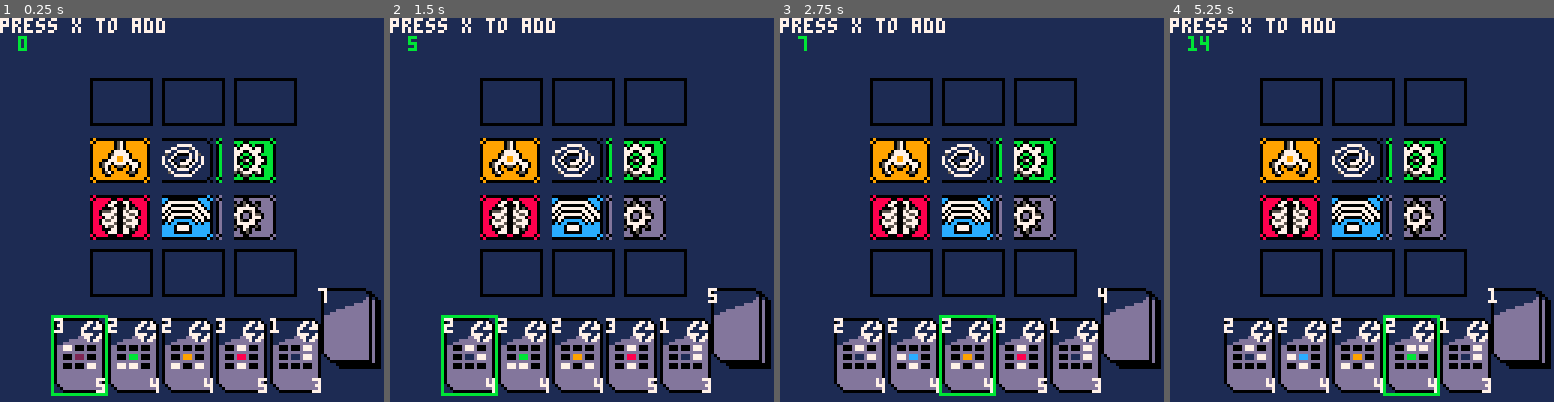
Above: before the commit, frames 1-4 (left to right).
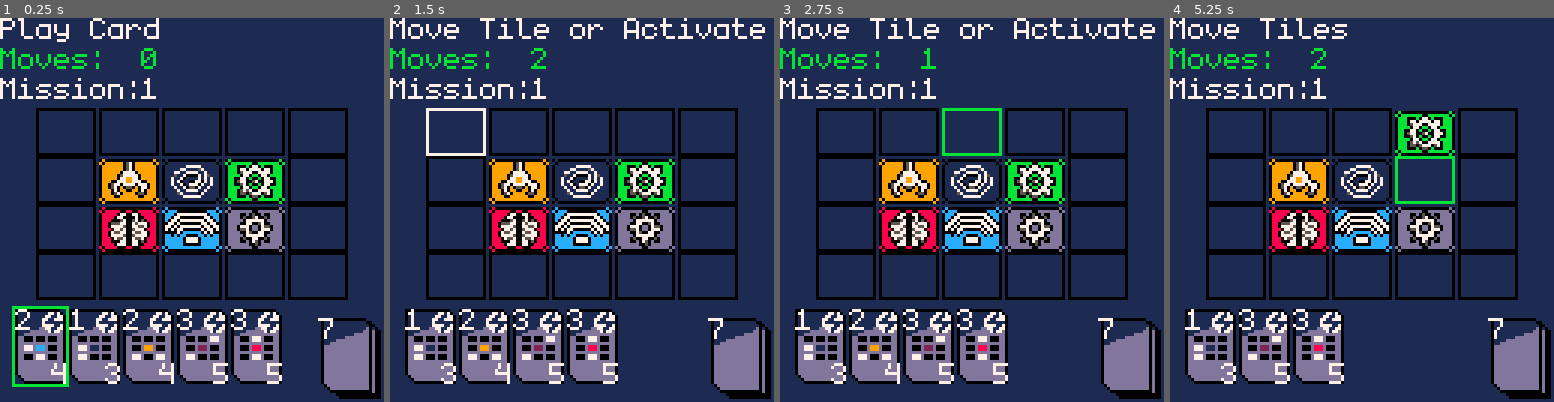
Above: after the commit, the same moments.

Repository: AkuraEx/Pico_Rove
Game: PICO-8 cartridge pico_rove.p8
Same seed, same stepped clock (60 frames per second), same inputs: the game is played once before the commit and once after it.
Inputs:
- Up to frame 1 (0.25 s): no input
- Up to frame 2 (1.5 s): tap X (X key) at 0.33, 1.07 s
- Up to frame 3 (2.75 s): hold Right 1.6-2.1 s; tap X (X key) at 1.85 s; hold Up 2.15-2.42 s; hold Right from 2.47 s (still down)
- Up to frame 4 (5.25 s): tap X (X key) at 2.97, 4.08, 5.2 s; release Right at 3.03 s; hold Left 3.08-3.58 s; hold Down 3.63-3.97 s; hold Right 4.02-4.68 s; hold Up 4.73-5.03 s; hold Left from 5.08 s (still down)

The runs differ from the first frame. In frame 1, 34% of the frame differs, in the area x 0-100%, y 0-100%; in frame 2, 35%; in frame 3, 35%; in frame 4, 35%.

Commit message:
Board Movement

Diff:
--- a/board.lua
+++ b/board.lua
@@ -15,39 +15,39 @@
     init = function(self)
         for i = 1, 4 do
             self.boardState[i] = {}
-            for j = 1, 3 do
+            for j = 1, 5 do
             self.boardState[i][j] = boardtile:new({
-                x = 30 + (24 * (j - 1)),
-                y = 20 + (19 * (i - 1)),
+                x = 12 + (21 * (j - 1)),
+                y = 30 + (16 * (i - 1)),
             })
             end
         end
 
         -- Hardcoded starting values
-        self.boardState[2][1].type = CRANE
-        self.boardState[2][1].spr = 64
-        self.boardState[2][1].used = 1
-        self.boardState[2][2].type = COIL
-        self.boardState[2][2].spr = 67
+        self.boardState[2][2].type = CRANE
+        self.boardState[2][2].spr = 64
         self.boardState[2][2].used = 1
-        self.boardState[2][3].type = GEAR
-        self.boardState[2][3].spr = 70
+        self.boardState[2][3].type = COIL
+        self.boardState[2][3].spr = 67
         self.boardState[2][3].used = 1
-        self.boardState[3][1].type = BRAIN
-        self.boardState[3][1].spr = 96
-        self.boardState[3][1].used = 1
-        self.boardState[3][2].type = SIGNAL
-        self.boardState[3][2].spr = 99
+        self.boardState[2][4].type = GEAR
+        self.boardState[2][4].spr = 70
+        self.boardState[2][4].used = 1
+        self.boardState[3][2].type = BRAIN
+        self.boardState[3][2].spr = 96
         self.boardState[3][2].used = 1
-        self.boardState[3][3].type = STAR
-        self.boardState[3][3].spr = 102
+        self.boardState[3][3].type = SIGNAL
+        self.boardState[3][3].spr = 99
         self.boardState[3][3].used = 1
+        self.boardState[3][4].type = STAR
+        self.boardState[3][4].spr = 102
+        self.boardState[3][4].used = 1
     end,
 
     -- Draw
     draw = function(self)
         for i = 1, 4 do
-            for j = 1, 3 do
+            for j = 1, 5 do
                 self.boardState[i][j]:draw()
             end
         end
--- a/boardtile.lua
+++ b/boardtile.lua
@@ -19,7 +19,7 @@
     draw = function(self)
         if self.type ~= 0 then
             spr(self.spr, self.x, self.y, self.spr_x, self.spr_y)
-        else rect(self.x, self.y, self.x + 20, self.y + 15, self.type)
+        else rect(self.x, self.y, self.x + 19, self.y + 15, self.type)
         end
     end
 }
--- a/card.lua
+++ b/card.lua
@@ -1,7 +1,7 @@
 -- Card Class
 card={
     x = 0,
-    y = 100,
+    y = 97,
     spr = 0,
     spr_x = 2.5,
     spr_y = 3.2,
@@ -22,7 +22,7 @@
     end,
 
     draw = function(self, index)
-        start = index * 18
+        start = ((index - 1) * 18) + 5
         moduleStart = start + 3
         spr(self.spr, start, self.y, self.spr_x, self.spr_y)
         print(self.value, start, self.y, WHITE)
@@ -31,6 +31,6 @@
                 rect(moduleStart + (4 * j), self.y + 9 + (3 * i), moduleStart + (4 * j) + 2, self.y + 10 + (3 * i), self.modules[i + 1][j + 1])
             end
         end
-        print(self.matchValue, start + 14, self.y + 20, WHITE)
+        print(self.matchValue, start + 12, self.y + 18, WHITE)
     end
 }
--- /dev/null
+++ b/controls.lua
@@ -0,0 +1,68 @@
+function play_card()
+  -- left
+  if btnp(0) and card_highlight > 1 then
+    card_highlight -= 1
+  end
+  -- right
+  if btnp(1) and card_highlight < #hand then
+    card_highlight += 1
+  end
+  -- x
+  if btnp(5) then
+    move += hand[card_highlight].value
+    deli(hand, card_highlight)
+    card_highlight = 1
+    card_phase = false
+    board_phase = true
+    info = "mOVE tILES"
+  end
+end
+
+function play_board()
+    -- left
+    if btnp(0) and board_col_highlight > 1 then
+        board_col_highlight -= 1
+    end
+    -- right
+    if btnp(1) and board_col_highlight < 5 then
+        board_col_highlight += 1
+    end
+    -- up
+    if btnp(2) and board_row_highlight > 1 then
+        board_row_highlight -= 1
+    end
+    -- down
+    if btnp(3) and board_row_highlight < 4 then
+        board_row_highlight += 1
+    end
+    -- Press x without module selected
+    if btnp(5) and board_row_selected == 0 then
+        info = "mOVE tILE OR aCTIVATE"
+        board_col_selected = board_col_highlight
+        board_row_selected = board_row_highlight
+    -- Press x with module selected
+    elseif btnp(5) and board_row_selected ~= 0 then
+        -- Very Long Swap Statement
+        board.boardState[board_row_selected][board_col_selected].type, board.boardState[board_row_highlight][board_col_highlight].type = board.boardState[board_row_highlight][board_col_highlight].type, board.boardState[board_row_selected][board_col_selected].type
+        board.boardState[board_row_selected][board_col_selected].spr, board.boardState[board_row_highlight][board_col_highlight].spr = board.boardState[board_row_highlight][board_col_highlight].spr, board.boardState[board_row_selected][board_col_selected].spr
+        board.boardState[board_row_selected][board_col_selected].used, board.boardState[board_row_highlight][board_col_highlight].used = board.boardState[board_row_highlight][board_col_highlight].used, board.boardState[board_row_selected][board_col_selected].used
+        board_row_selected = 0
+        board_col_selected = 0
+        move -= 1
+
+        if(move == 0) then
+            card_phase = true
+            board_pahase = false
+            info = "pLAY cARD"
+        end
+    end
+end
+
+
+--
+--   if(deck.cardAmount > 0) then
+--      hand[card_highlight] = deck:pop()
+--    else
+--      deli(hand, card_highlight)
+--      card_highlight = 1
+--    end
--- a/deck.lua
+++ b/deck.lua
@@ -1,7 +1,7 @@
 -- Deck Class
 deck={
     cardAmount = 12,
-    y = 90,
+    y = 100,
     x = 106,
     cards = {},
     spr = 004,
@@ -34,9 +34,14 @@
         return card
     end,
 
-    -- todo
-    -- shuffle = function(self)
-    -- end
+    -- shuffle function
+    shuffle = function(self)
+        for i = self.cardAmount, 2, -1 do
+            j = flr(rnd(i)) + 1
+            self.cards[i], self.cards[j] = self.cards[j], self.cards[i]
+        end
+    end,
+
 
     -- All 12 Movement Cards Hardcoded
     init = function(self)
--- a/definitions.lua
+++ b/definitions.lua
@@ -1,11 +1,8 @@
 -- Defintions for various varying variables
-SCREEN_HEIGHT = 12
+SCREEN_HEIGHT = 128
 SCREEN_WIDTH = 128
 
 MIDDLE = SCREEN_HEIGHT / 2
-
-IN_PROGRESS = 0
-GAME_OVER = 1
 
 -- Pico 8 Colors
 BLACK = 0
@@ -34,3 +31,8 @@
 SIGNAL = 12
 COIL = 1
 STAR = 2
+
+-- Difficulties
+NORMAL = 5
+HARD = 4
+IMPOSSIBLE = 3
--- a/helper.lua
+++ b/helper.lua
@@ -1,13 +1,22 @@
-number = 0
-card_selected = 1
+card_phase = true
+board_phase = false
+card_highlight = 1
+board_row_highlight = 1
+board_col_highlight = 1
+board_row_selected = 0
+board_col_selected = 0
+mission = 1
+move = 0
+info = "pLAY cARD"
 
 function init_actors()
   deck = deck:new()
   deck:init()
+  deck:shuffle()
   hand = {}
 
   -- hand init
-  for i = 1, 5 do
+  for i = 1, NORMAL do
     add(hand, deck:pop())
   end
 
@@ -17,32 +26,34 @@
 
 end
 
-function update_ply1()
-  -- left
-  if btnp(0) and card_selected > 1 then
-    card_selected -= 1
-  end
-  -- right
-  if btnp(1) and card_selected < 5 then
-    card_selected += 1
-  end
-  -- x
-  if btnp(5) then
-    number += hand[card_selected].value
-    hand[card_selected] = deck:pop()
+function update_game()
+  if card_phase then
+    play_card()
+  elseif board_phase then
+    play_board()
   end
 end
 
 function draw_screen()
     rectfill(0, 0, 127, 127, DARK_BLUE)
-    print("press x to add", 0, 0, WHITE)
-    print(number, MIDDLE, MIDDLE, GREEN)
-    for i = 1, 5 do
+
+    -- Game Info
+    print(info, 0, 0, WHITE)
+    print("mOVES:", 0, 10, GREEN)
+    print(move, 47, 10, GREEN)
+    print("mISSION:", 0, 20, WHITE)
+    print(mission, 47, 20, WHITE)
+
+    -- # Means Size in Lua. Weird AF syntax
+    for i = 1, #hand do
       hand[i]:draw(i)
     end
-    rect(18 * card_selected - 1, hand[card_selected].y - 1, 18 * card_selected + 17, hand[card_selected].y + 25, GREEN)
+
+
+
     deck:draw()
     board:draw()
+    high_light()
 end
 
 function load_monogram()
@@ -52,3 +63,23 @@
 	-- add font to memory
 	poke(0x5600,unpack(split"6,6,9,0,0,0,0,0,0,0,0,0,0,0,0,0,0,0,0,0,0,0,0,0,0,0,0,0,0,0,0,0,0,0,0,0,0,0,0,0,0,0,0,0,0,0,0 …(2893 unchanged characters)…
 end
+
+function high_light()
+    if card_phase then
+      start = ((card_highlight - 1) * 18) + 4
+      rect(start, hand[card_highlight].y - 1, start + 18, hand[card_highlight].y + 25, GREEN)
+    elseif board_phase then
+      x = 12 + (21 * (board_col_highlight - 1))
+      y = 30 + (16 * (board_row_highlight - 1))
+
+      rect(x, y, x + 19, y + 15, GREEN)
+
+      if(board_col_selected ~= 0) then
+        x = 12 + (21 * (board_col_selected - 1))
+        y = 30 + (16 * (board_row_selected - 1))
+
+        rect(x, y, x + 19, y + 15, WHITE)
+      end
+
+    end
+end
--- a/pico_rove.p8
+++ b/pico_rove.p8
@@ -8,6 +8,7 @@
 #include deck.lua
 #include boardtile.lua
 #include board.lua
+#include controls.lua
 
 
 
--- a/rove.lua
+++ b/rove.lua
@@ -6,10 +6,13 @@
     -- Changing Peach to be transparent
     palt(BLACK, false)
     palt(PEACH, true)
+
+    -- Loading monogram
+    load_monogram()
 end
 
 function _update()
-    update_ply1()
+    update_game()
 end
 
 function _draw()
Not shown, changed: 30 lines of the sprite sheet (__gfx__) section of pico_rove.p8
